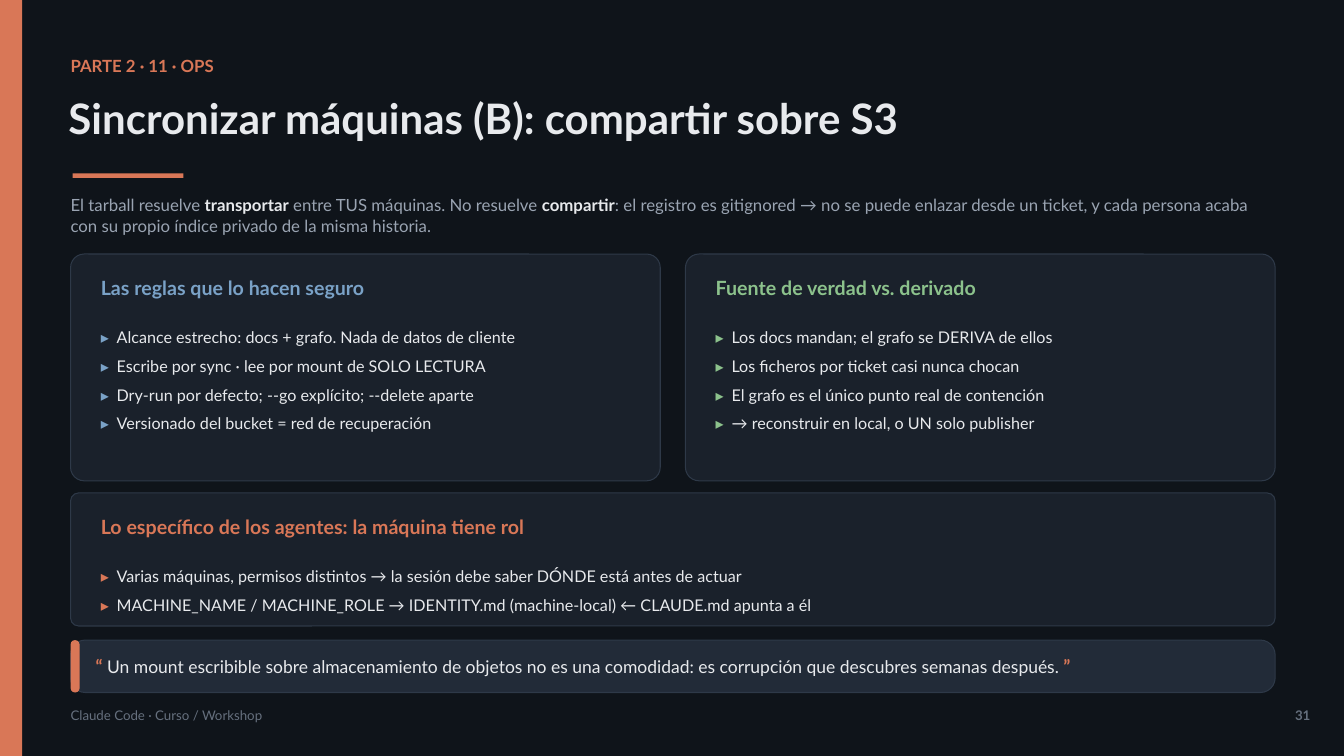
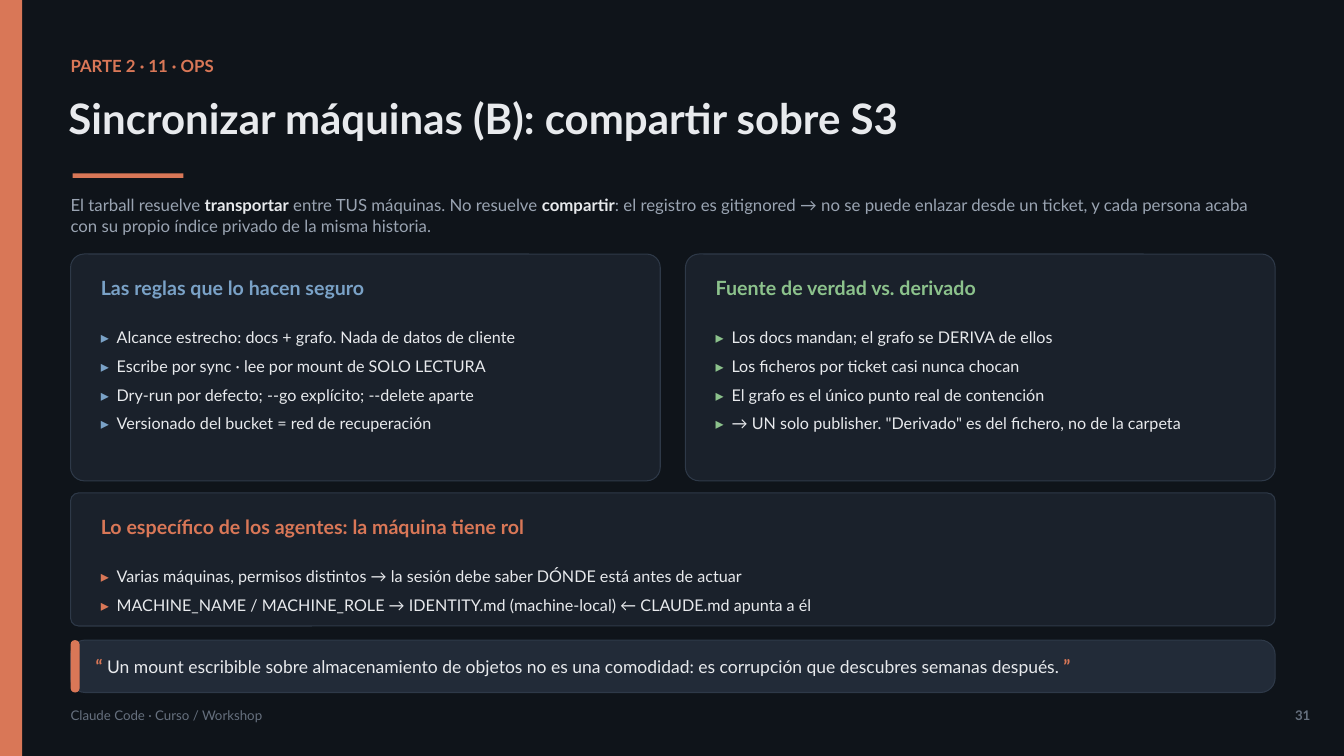
Before and after one commit to olonok69/claude_code_ml_engineer, a slide deck: slide 34 of presentacion/Claude_Code_Presentacion.pptx. Drawn at 1344x756 pixels with LibreOffice and Linux fonts; fonts in the diff are those of the drawing. Boxes give left, top, right and bottom in pixels: in the first picture for what was removed or moved away, otherwise in the second. Text is boxed around its words. In the diff, an @@ line names an element or a change of style, - is before the commit and + after.

```diff
--- a/presentacion/Claude_Code_Presentacion.pptx
+++ b/presentacion/Claude_Code_Presentacion.pptx
@@ text at [752,417,1181,432]: text changed @@
-▸ → reconstruir en local, o UN solo publisher
+▸ → UN solo publisher. "Derivado" es del fichero, no de la carpeta
```
Also in this commit, not shown: 1 other slide changed, 8 other files.
